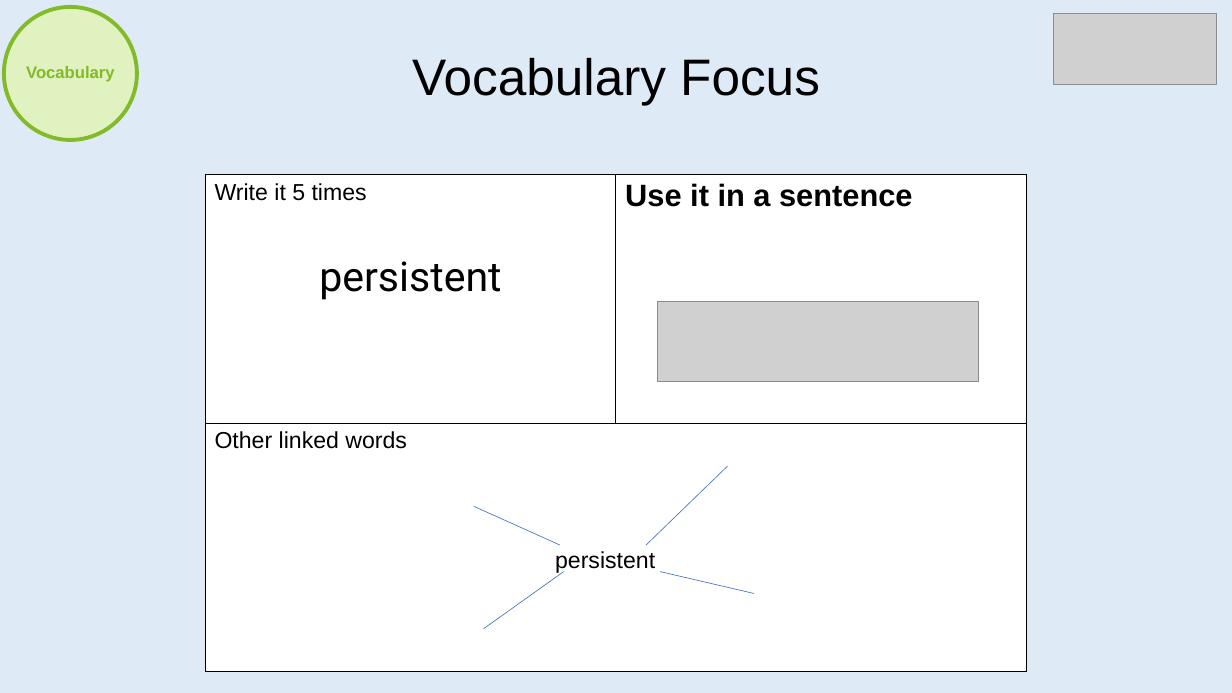
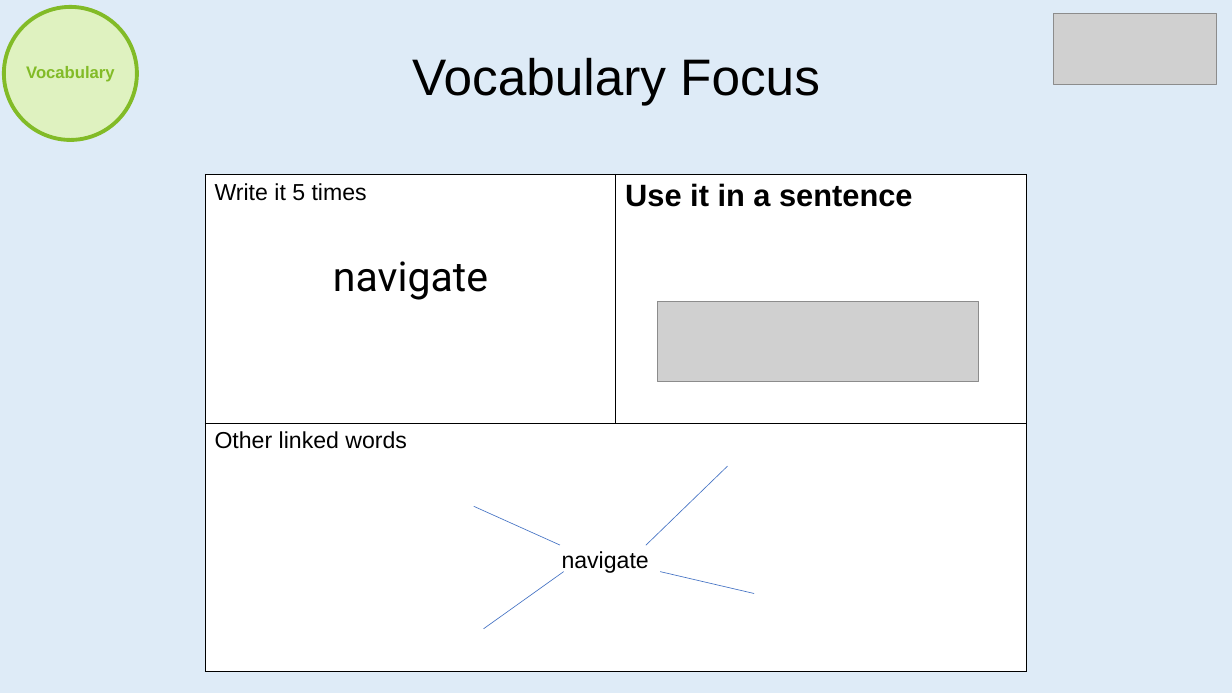
Before and after one commit to imcl75/claude_files, a slide deck: slide 5 of Reading/BeingAReader_Template.pptx. Drawn at 1232x693 pixels with LibreOffice and Linux fonts; fonts in the diff are those of the drawing; grey boxes stand for pictures. Boxes give left, top, right and bottom in pixels: in the first picture for what was removed or moved away, otherwise in the second. Text is boxed around its words. In the diff, an @@ line names an element or a change of style, - is before the commit and + after.

Commit message:
T6W3 Being a Reader — cat behaviour explanation text (Tue/Thu/Fri)

```diff
--- a/Reading/BeingAReader_Template.pptx
+++ b/Reading/BeingAReader_Template.pptx
@@ table at (205, 175, 1026, 672) @@
-row 1, column 1: Write it 5 times / persistent
+row 1, column 1: Write it 5 times / navigate
@@ text at (562, 551, 649, 573): text changed @@
-persistent
+navigate
```
Also in this commit, not shown: 13 other slides changed.
